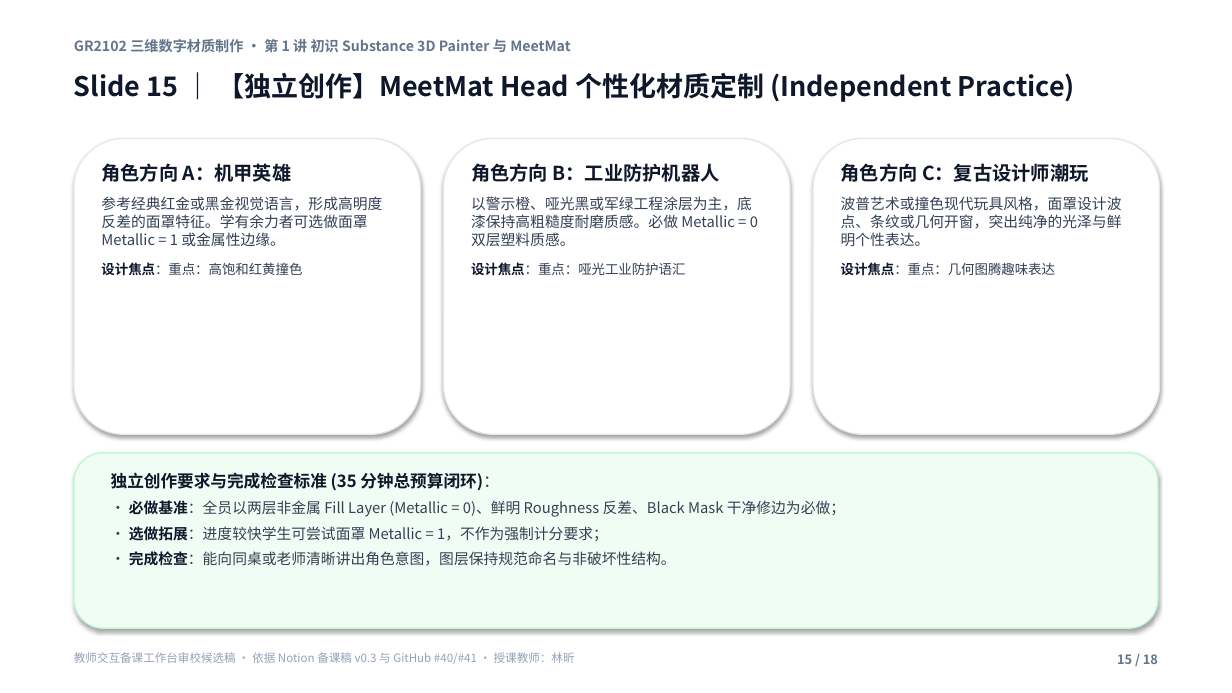
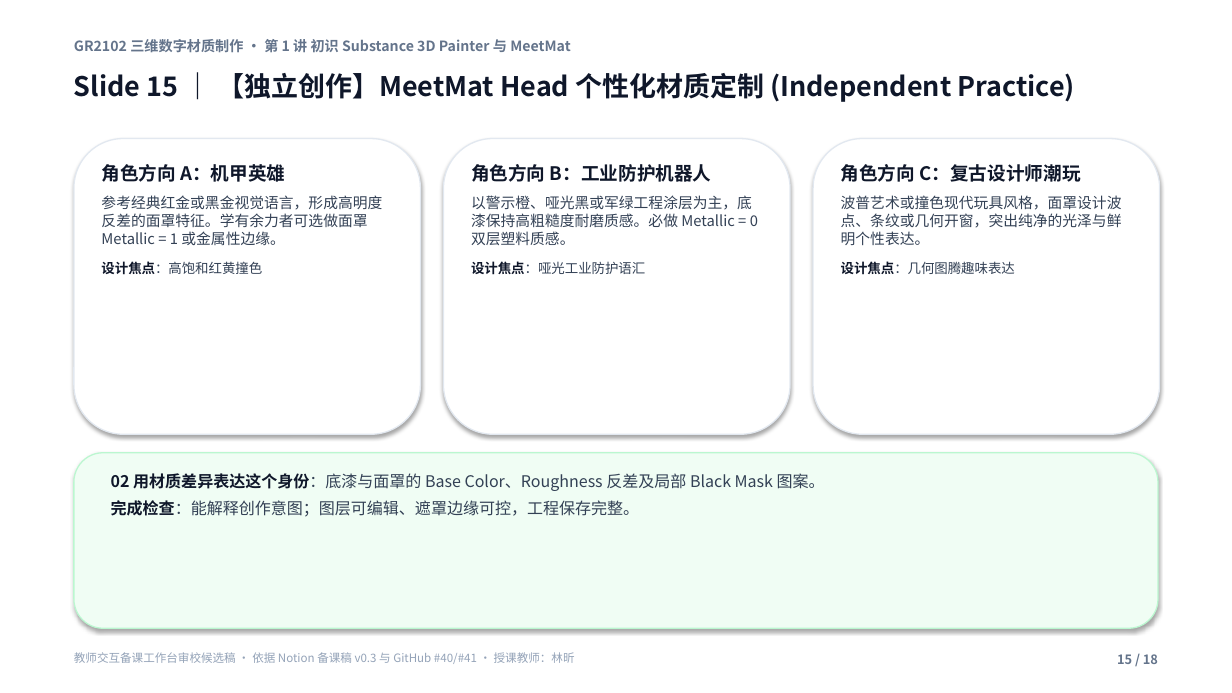
Before and after one commit to carllx/corso-pbr-materials, a slide deck: slide 15 of W1_MeetMat_18slides_teacher_review.pptx. Drawn at 1232x693 pixels with LibreOffice and Linux fonts; fonts in the diff are those of the drawing. Boxes give left, top, right and bottom in pixels: in the first picture for what was removed or moved away, otherwise in the second. Text is boxed around its words. In the diff, an @@ line names an element or a change of style, - is before the commit and + after.

```diff
--- a/W1_MeetMat_18slides_teacher_review.pptx
+++ b/W1_MeetMat_18slides_teacher_review.pptx
@@ text at [101,164,285,182]: size 15 to 14.5 pt in "角色方向 A：机甲英雄" @@
@@ text at [471,164,712,182]: size 15 to 14.5 pt in "角色方向 B：工业防护机器人" @@
@@ text at [841,164,1080,182]: size 15 to 14.5 pt in "角色方向 C：复古设计师潮玩" @@
@@ text at [101,261,262,275]: text changed @@
-设计焦点：重点：高饱和红黄撞色
+设计焦点：高饱和红黄撞色
@@ text at [471,261,645,275]: text changed @@
-设计焦点：重点：哑光工业防护语汇
+设计焦点：哑光工业防护语汇
@@ text at [841,261,1015,275]: text changed @@
-设计焦点：重点：几何图腾趣味表达
+设计焦点：几何图腾趣味表达
@@ text at [111,473,825,517]: text changed; size 11.5 to 12.5 pt @@
-独立创作要求与完成检查标准 (35 分钟总预算闭环)：
-• 必做基准：全员以两层非金属 Fill Layer (Metallic = 0)、鲜明 Roughness 反差、Black Mask 干净修边为必做；
-• 选做拓展：进度较快学生可尝试面罩 Metallic = 1，不作为强制计分要求；
-• 完成检查：能向同桌或老师清晰讲出角色意图，图层保持规范命名与非破坏性结构。
+02 用材质差异表达这个身份：底漆与面罩的 Base Color、Roughness 反差及局部 Black Mask 图案。
+完成检查：能解释创作意图；图层可编辑、遮罩边缘可控，工程保存完整。
```
Also in this commit, not shown: 17 other slides changed, 5 other files.
